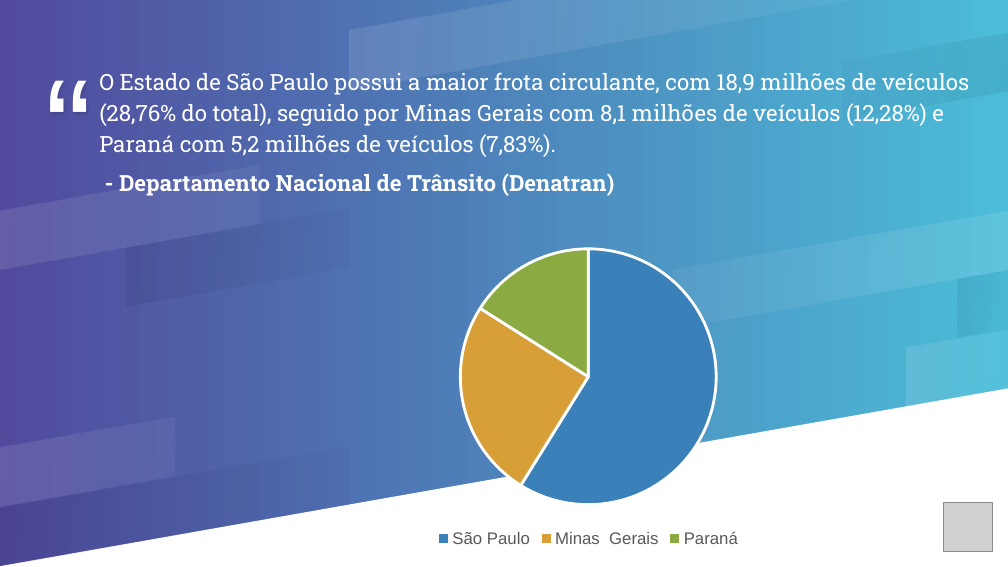
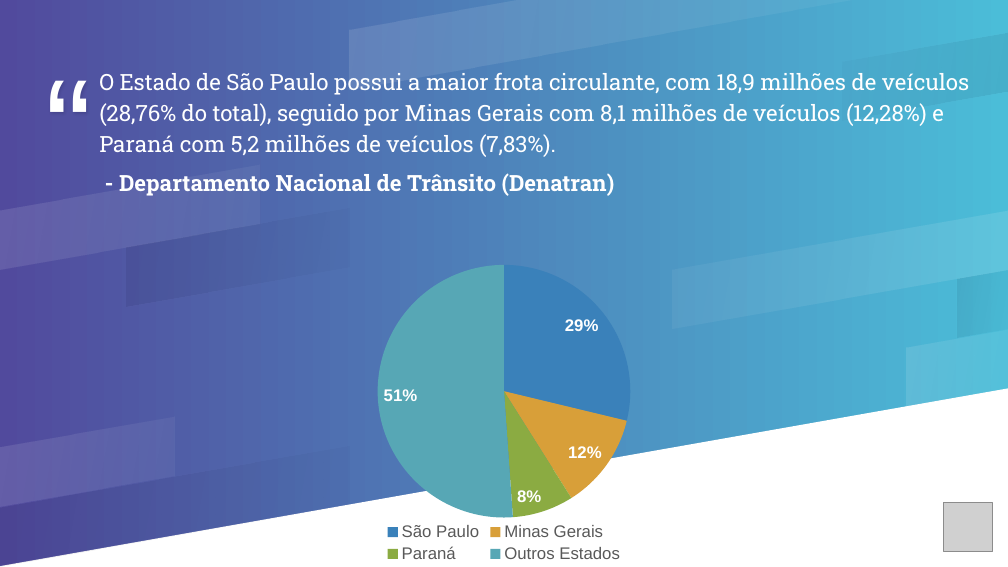
Before and after one commit to pedromendesbandtec/smart-park, a slide deck: slide 9 of Apresentação TechParking.pptx (slide 8 before the commit). Drawn at 1008x567 pixels with LibreOffice and Linux fonts; fonts in the diff are those of the drawing; grey boxes stand for pictures. Boxes give left, top, right and bottom in pixels: in the first picture for what was removed or moved away, otherwise in the second. Text is boxed around its words. In the diff, an @@ line names an element or a change of style, - is before the commit and + after.

```diff
--- a/Apresentação TechParking.pptx
+++ b/Apresentação TechParking.pptx
@@ pie chart at (x1=248, y1=248, x2=760, y2=566) @@
-categories: São Paulo, Minas  Gerais, Paraná
+categories: São Paulo, Minas Gerais, Paraná, Outros Estados
-Series 1: 59, 25, 16, -
+Series 1: 29, 12, 8, 51
@@ data labels of Series 1 added @@
@@ legend changed @@
@@ plot area changed @@
@@ pie chart moved from (x1=334, y1=235, x2=843, y2=551) to (x1=248, y1=248, x2=760, y2=566) @@
```
Also in this commit, not shown: 7 other slides changed, 3 slides added.
